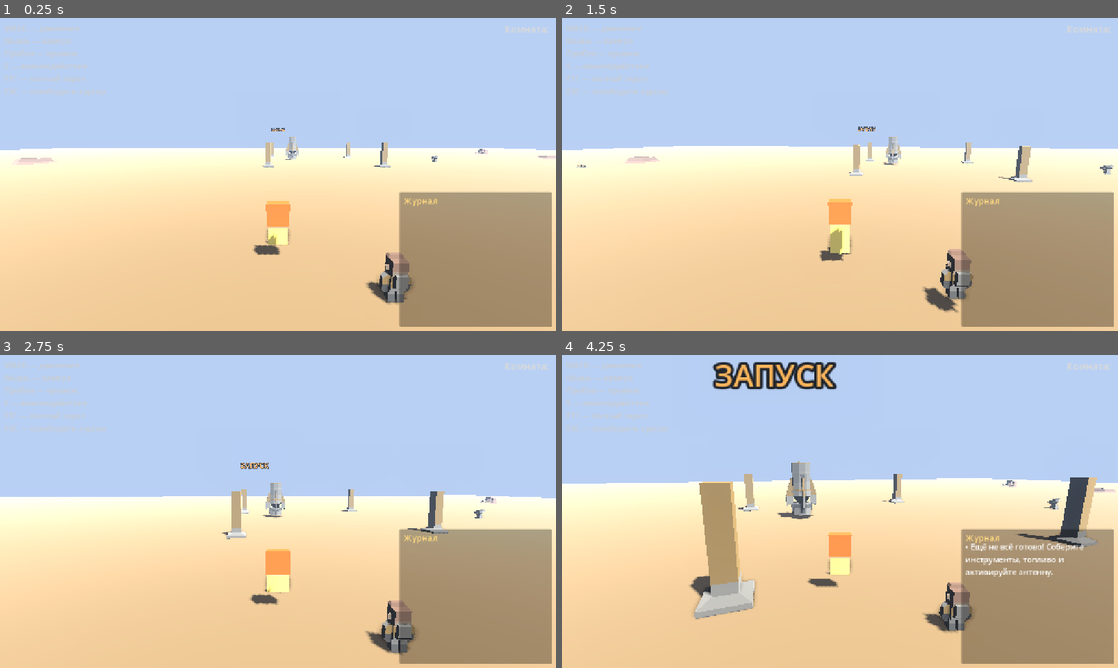
Above: before the commit, frames 1-4 (two rows, left to right).
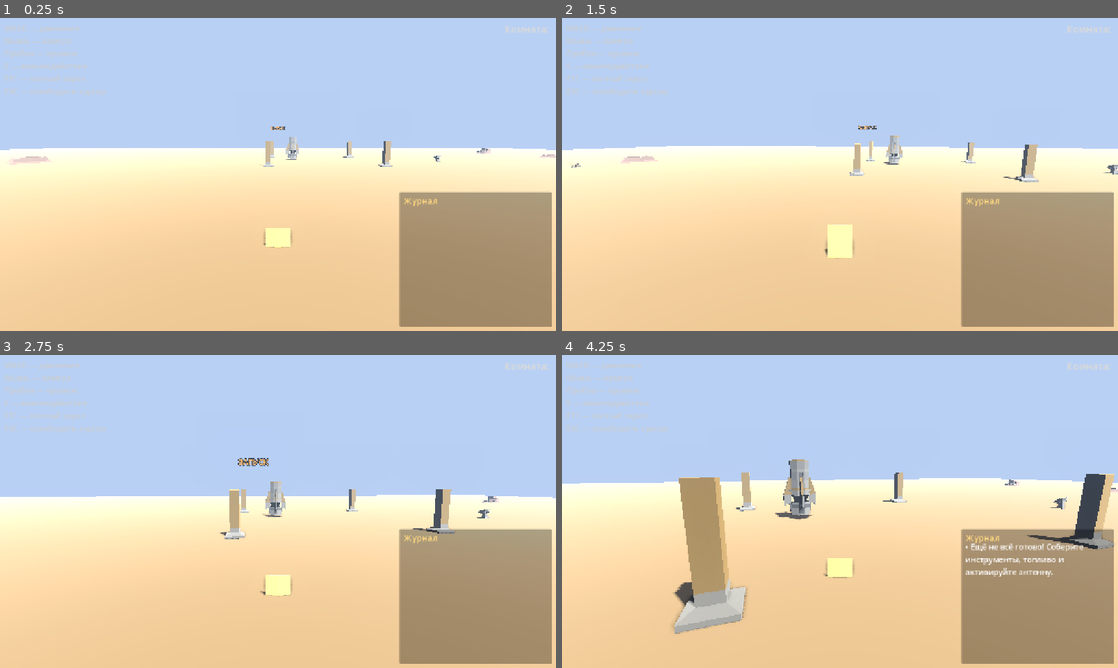
Above: after the commit, the same moments.

Repository: mstislav0/game
Game: Godot game, scene res://scenes/game_world.tscn
Two runs of this game, one before a commit and one after it. Both use one fixed random seed, a clock stepped at 60 frames per second and the inputs below. This scene is started directly instead of the project's main scene.
Inputs (mouse positions are in pixels of both pictures, inside the frame that each line leads up to):
- Up to frame 1 (0.25 s): no input
- Up to frame 2 (1.5 s): tap Enter at 0.5 s; move the mouse to (867, 174) at 0.52 s; hold W (move_forward) from 0.53 s (still down); tap E (interact) at 0.6, 1.35 s; tap Space (jump) at 0.77 s; move the mouse to (812, 174) at 1.27 s
- Up to frame 3 (2.75 s): keep holding W (move_forward); tap Space (jump) at 1.52 s; move the mouse to (289, 505) at 2.02 s; tap E (interact) at 2.1 s
- Up to frame 4 (4.25 s): keep holding W (move_forward); move the mouse to (834, 517) at 2.77 s; tap E (interact) at 2.85, 3.6 s; tap Space (jump) at 3.02, 3.77 s; move the mouse to (878, 514) at 3.52 s

The runs differ from the first frame. In frame 1, 1.9% of the frame differs, in the area x 1-100%, y 34-92%; in frame 2, 2.6%; in frame 3, 2.6%; in frame 4, 9.3%, in the area x 3-100%, y 2-90%.

Commit message:
Drop primitive backpack; scale astronaut to 1.8 so it's visibly the player
The orange-box backpack was always at player root XZ, but the GLB
astronaut's mesh origin sat at a slight offset, so the two looked
like separate things. Now the Kenney astronaut model IS the player —
single coherent figure. Ground arrow stays for direction cue.

Diff:
--- a/godot_project/scenes/npc.tscn
+++ b/godot_project/scenes/npc.tscn
@@ -16,6 +16,7 @@
 script = ExtResource("1")
 
 [node name="Astronaut" parent="." instance=ExtResource("2_astro")]
+transform = Transform3D(1.8, 0, 0, 0, 1.8, 0, 0, 0, 1.8, 0, 0, 0)
 
 [node name="CollisionShape3D" type="CollisionShape3D" parent="."]
 position = Vector3(0, 1, 0)
--- a/godot_project/scenes/player.tscn
+++ b/godot_project/scenes/player.tscn
@@ -7,48 +7,35 @@
 radius = 0.35
 height = 1.7
 
-[sub_resource type="StandardMaterial3D" id="Mat_Face"]
+[sub_resource type="StandardMaterial3D" id="Mat_Arrow"]
 albedo_color = Color(1, 0.9, 0.4, 1)
 emission_enabled = true
 emission = Color(1, 0.9, 0.4, 1)
-emission_energy_multiplier = 0.5
-
-[sub_resource type="BoxMesh" id="BoxMesh_Backpack"]
-size = Vector3(0.5, 0.5, 0.25)
-
-[sub_resource type="StandardMaterial3D" id="Mat_Backpack"]
-albedo_color = Color(1.0, 0.35, 0.1, 1)
-emission_enabled = true
-emission = Color(1.0, 0.4, 0.1, 1)
-emission_energy_multiplier = 0.5
+emission_energy_multiplier = 0.6
 
 [sub_resource type="PrismMesh" id="PrismMesh_Arrow"]
-size = Vector3(0.55, 0.04, 0.8)
+size = Vector3(0.6, 0.04, 0.9)
 
 [node name="Player" type="CharacterBody3D"]
 script = ExtResource("1")
 
 [node name="Astronaut" parent="." instance=ExtResource("2_astronaut")]
+transform = Transform3D(1.8, 0, 0, 0, 1.8, 0, 0, 0, 1.8, 0, 0, 0)
 
 [node name="CollisionShape3D" type="CollisionShape3D" parent="."]
 position = Vector3(0, 0.85, 0)
 shape = SubResource("CapsuleShape3D_1")
 
-[node name="Backpack" type="MeshInstance3D" parent="."]
-transform = Transform3D(1, 0, 0, 0, 1, 0, 0, 0, 1, 0, 1.1, 0.25)
-mesh = SubResource("BoxMesh_Backpack")
-surface_material_override/0 = SubResource("Mat_Backpack")
-
 [node name="DirectionArrow" type="MeshInstance3D" parent="."]
-transform = Transform3D(1, 0, 0, 0, 0, -1, 0, 1, 0, 0, 0.06, -0.55)
+transform = Transform3D(1, 0, 0, 0, 0, -1, 0, 1, 0, 0, 0.05, -0.7)
 mesh = SubResource("PrismMesh_Arrow")
-surface_material_override/0 = SubResource("Mat_Face")
+surface_material_override/0 = SubResource("Mat_Arrow")
 
 [node name="CameraPivot" type="Node3D" parent="."]
-position = Vector3(0, 1.5, 0)
+position = Vector3(0, 1.6, 0)
 
 [node name="Camera3D" type="Camera3D" parent="CameraPivot"]
-position = Vector3(0, 1.2, 5.0)
+position = Vector3(0, 1.0, 4.5)
 rotation_degrees = Vector3(-10, 0, 0)
 current = false
 fov = 70.0
Not shown: 1 places in godot_project/scenes/player.tscn that only renumber resources
Not shown, changed: .gitignore
